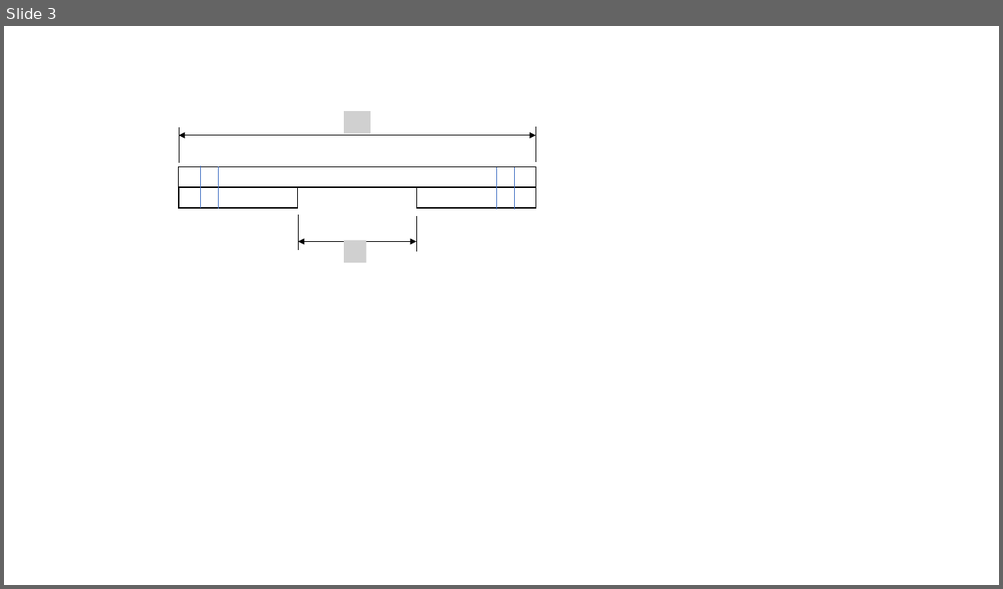
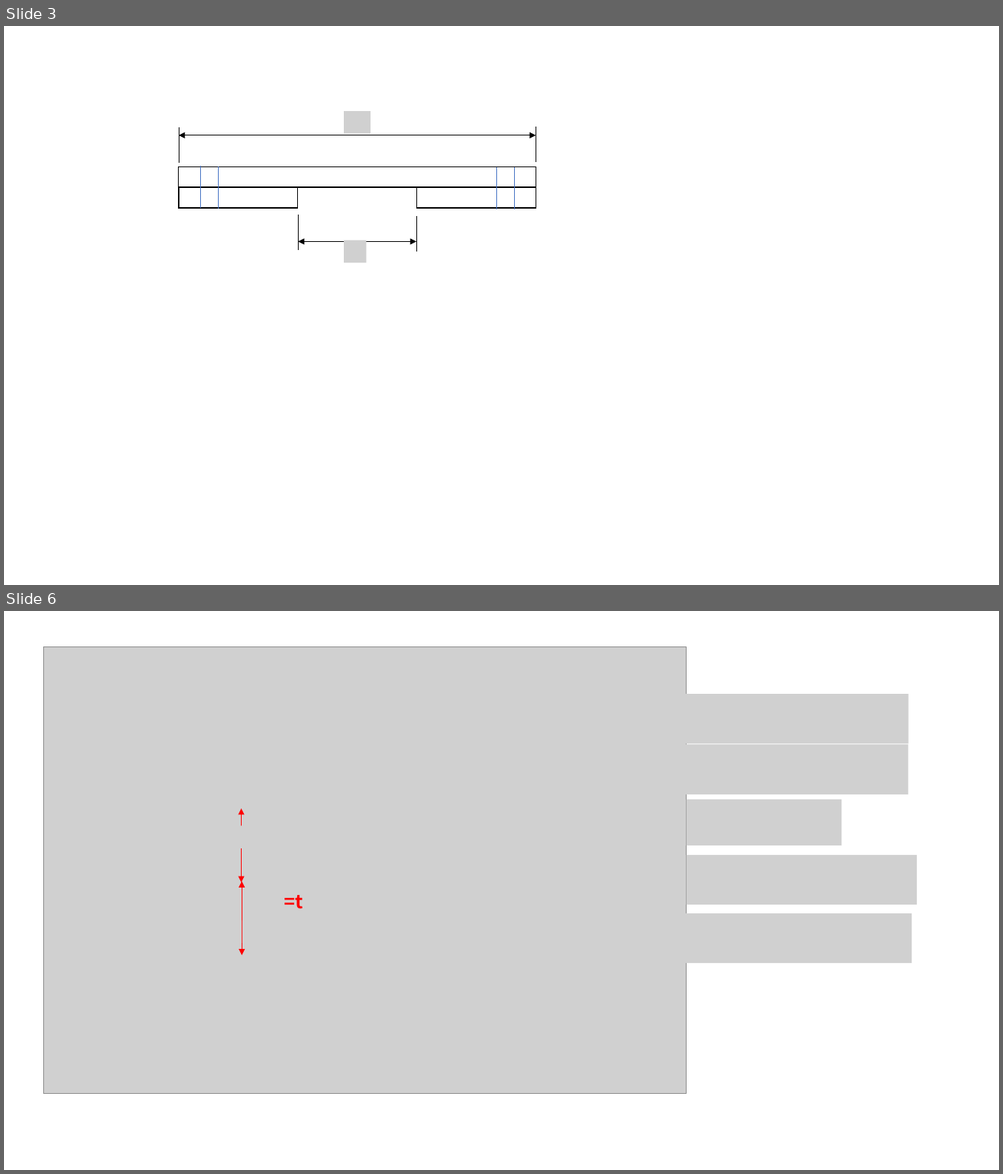
Before and after one commit to wonho13/work, a slide deck: 기술사/PE/그림.pptx. Shown one above the other, each under a label of ours: slide 3 before the commit, slides 3 and 6 after it; the slides between them are not shown. The pictures are 1003x589 and 1003x1174 pixels, drawn with LibreOffice and Linux fonts; fonts in the diff are those of the drawing; grey boxes stand for pictures. Boxes give left, top, right and bottom in pixels: in the first picture for what was removed or moved away, otherwise in the second. Text is boxed around its words. In the diff, an @@ line names an element or a change of style, - is before the commit and + after.

```diff
--- a/기술사/PE/그림.pptx
+++ b/기술사/PE/그림.pptx
@@ slide 6 added at (x1=4, y1=611, x2=999, y2=1170), background #FFFFFF @@
@@ picture added at (x1=43, y1=647, x2=686, y2=1094) @@
@@ picture added at (x1=299, y1=652, x2=338, y2=675) @@
@@ picture added at (x1=677, y1=694, x2=908, y2=743) @@
@@ picture added at (x1=677, y1=744, x2=908, y2=795) @@
@@ double arrow added from (242, 809) to (242, 883), #FF0000 0.5 pt @@
@@ picture added at (x1=686, y1=800, x2=841, y2=846) @@
@@ picture added at (x1=219, y1=826, x2=243, y2=849) @@
@@ picture added at (x1=361, y1=840, x2=405, y2=863) @@
@@ picture added at (x1=686, y1=855, x2=916, y2=905) @@
@@ double arrow added from (242, 882) to (242, 956), #FF0000 0.5 pt @@
@@ text added at (x1=284, y1=895, x2=302, y2=909), 18 pt, text #FF0000, bold @@
+=t
@@ picture added at (x1=185, y1=920, x2=242, y2=943) @@
@@ picture added at (x1=681, y1=914, x2=912, y2=964) @@
@@ picture added at (x1=135, y1=999, x2=160, y2=1022) @@
```
Also in this commit, not shown: 1 slide changed, 4 other slides added, 6 other files.
